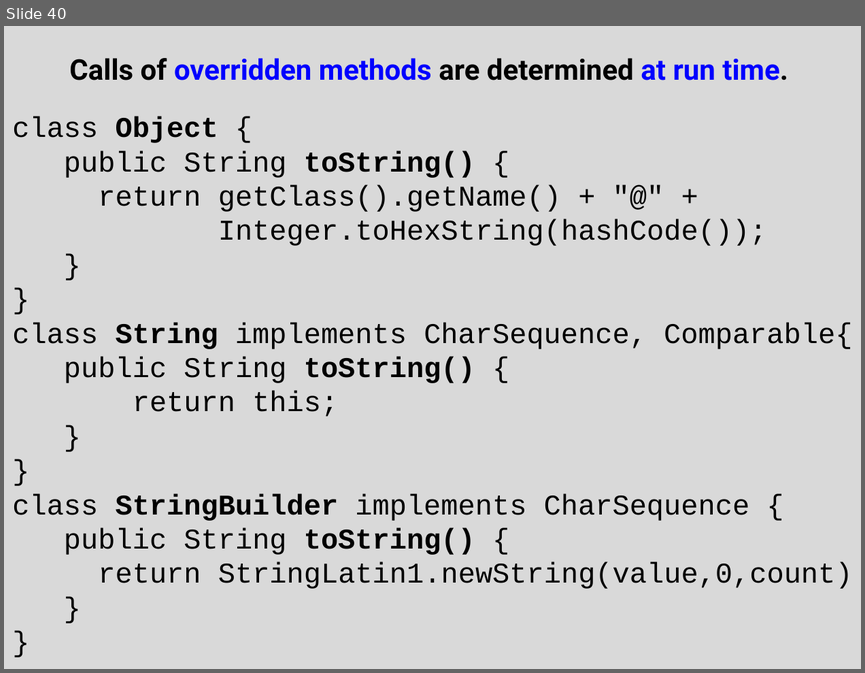
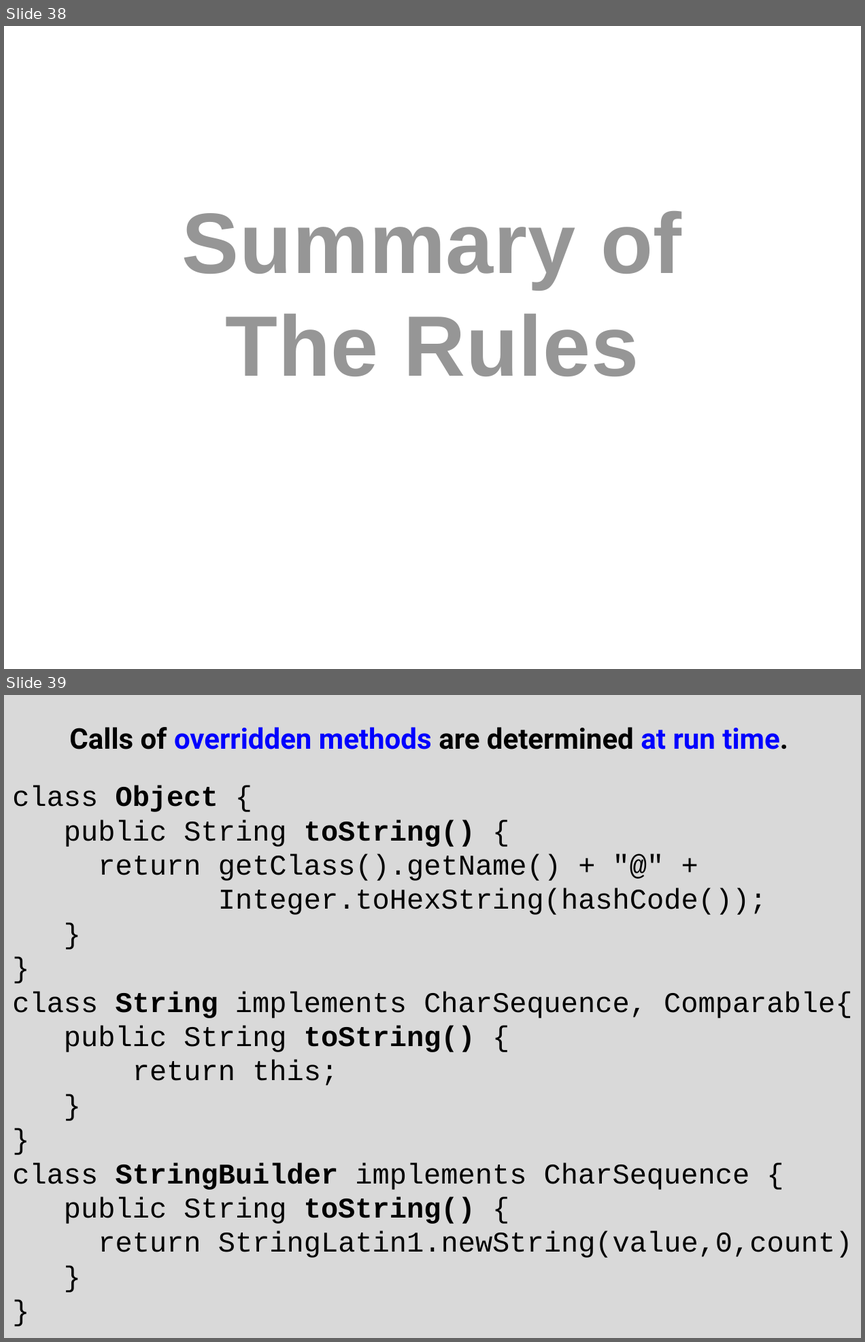
Before and after one commit to Cy-FairCS/cs3, a slide deck: u04b_abstractClasses/notes/_abstract_classes - Day 2.pptx. Shown one above the other, each under a label of ours: slide 40 before the commit, slides 38 and 39 after it. The pictures are 865x673 and 865x1342 pixels, drawn with LibreOffice and Linux fonts; fonts in the diff are those of the drawing. Boxes give left, top, right and bottom in pixels: in the first picture for what was removed or moved away, otherwise in the second. Text is boxed around its words. In the diff, an @@ line names an element or a change of style, - is before the commit and + after.

```diff
--- a/u04b_abstractClasses/notes/_abstract_classes - Day 2.pptx
+++ b/u04b_abstractClasses/notes/_abstract_classes - Day 2.pptx
@@ slide 38 added at [4,26,861,669], background #FFFFFF @@
@@ text added at [182,211,682,376], 72 pt, text #969696, bold @@
+Summary of
+The Rules
@@ what was slide 40 is now slide 39 @@
```
Also in this commit, not shown: 5 slides changed, 4 other slides added, 6 slides removed.
